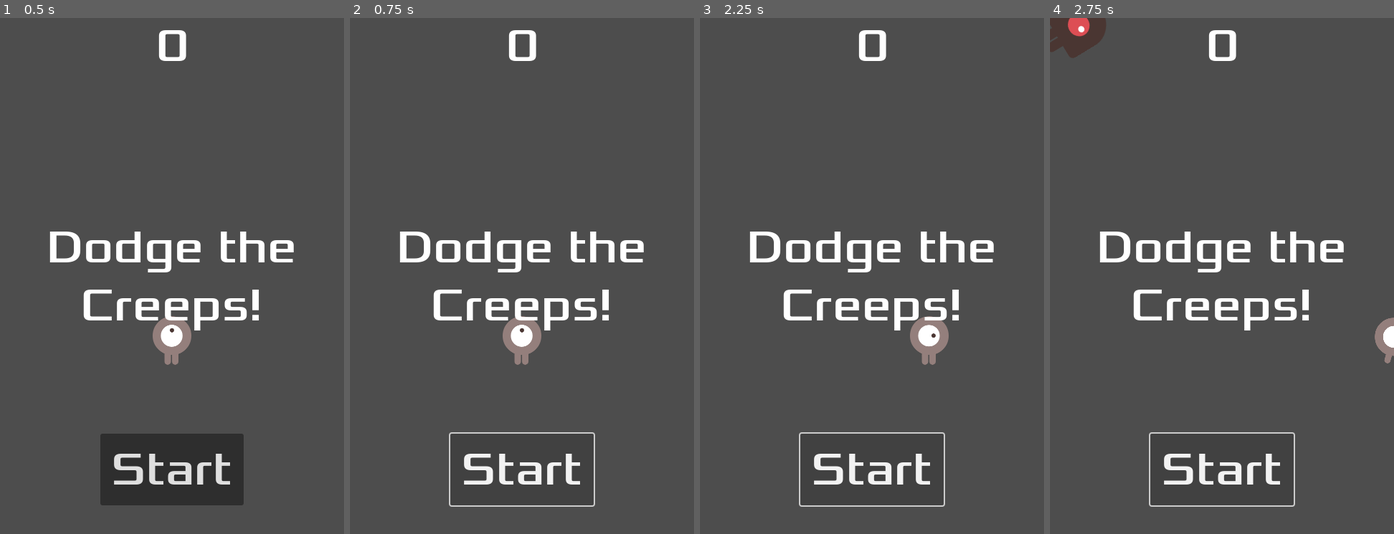
Above: before the commit, frames 1-4 (left to right).
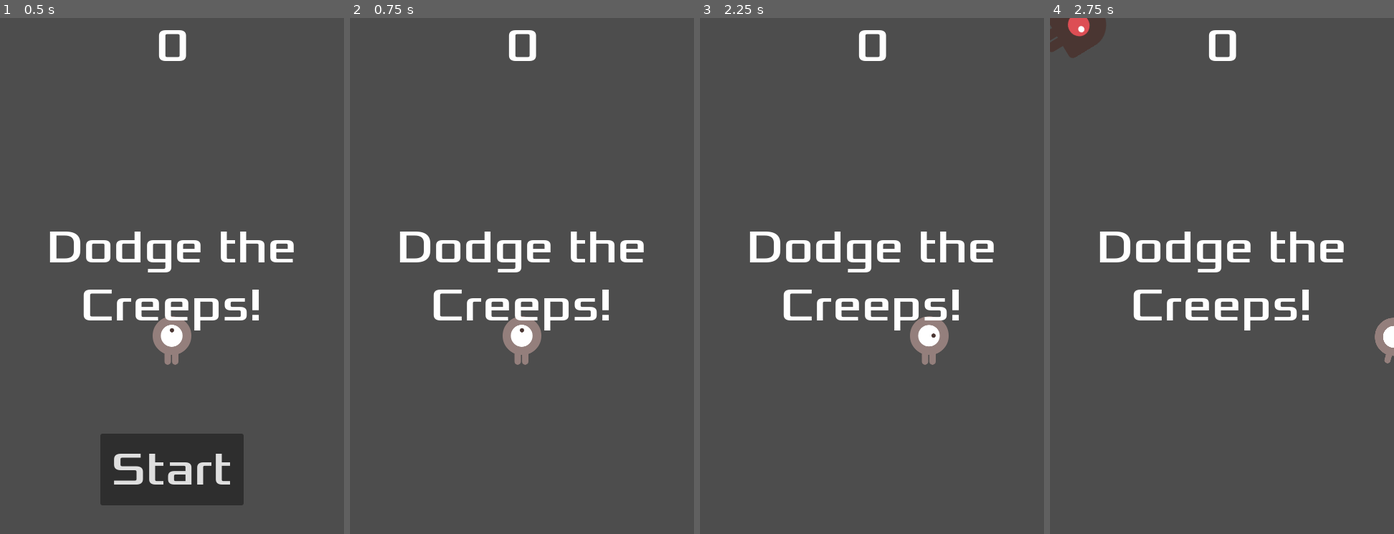
Above: after the commit, the same moments.

Repository: SantoTinio/TrialGames
Game: Godot game, scene res://Scenes/main.tscn
Two runs of this game, one before a commit and one after it. Both use one fixed random seed, a clock stepped at 60 frames per second and the inputs below.
Inputs (mouse positions are in pixels of both pictures, inside the frame that each line leads up to):
- Up to frame 1 (0.5 s): no input
- Up to frame 2 (0.75 s): click "Start" at 0.5 s
- Up to frame 3 (2.25 s): click (872, 472) at 1.25 s, where only the run before the commit has a clickable "Start"; tap Enter at 2 s; hold Right (move_right) from 2.03 s (still down)
- Up to frame 4 (2.75 s): keep holding Right (move_right)

Frame 1 is identical in both runs. In frame 2, 1.2% of the frame differs, in the area x 28-72%, y 80-95%; in frame 3, 1.2%; in frame 4, 1.2%.
Error before the commit: Parse Error: Expected indented block after function declaration. (res://Scripts/HUD.gd:7)

Commit message:
updated hud

Diff:
--- /dev/null
+++ b/FirstRouge/Scenes/hud.tscn
@@ -0,0 +1,61 @@
+[gd_scene load_steps=3 format=3 uid="uid://bb1fnrd48daq4"]
+
+[ext_resource type="Script" path="res://Scripts/HUD.gd" id="1_aobdr"]
+[ext_resource type="FontFile" uid="uid://b0v17412ml1ri" path="res://Assets/fonts/Xolonium-Regular.ttf" id="2_pj8ht"]
+
+[node name="HUD" type="CanvasLayer"]
+script = ExtResource("1_aobdr")
+
+[node name="ScoreLabel" type="Label" parent="."]
+anchors_preset = 5
+anchor_left = 0.5
+anchor_right = 0.5
+offset_left = -22.5
+offset_right = 22.5
+offset_bottom = 78.0
+grow_horizontal = 2
+theme_override_fonts/font = ExtResource("2_pj8ht")
+theme_override_font_sizes/font_size = 64
+text = "0"
+
+[node name="Message" type="Label" parent="."]
+anchors_preset = 8
+anchor_left = 0.5
+anchor_top = 0.5
+anchor_right = 0.5
+anchor_bottom = 0.5
+offset_left = -240.0
+offset_top = -79.5
+offset_right = 240.0
+offset_bottom = 79.5
+grow_horizontal = 2
+grow_vertical = 2
+theme_override_fonts/font = ExtResource("2_pj8ht")
+theme_override_font_sizes/font_size = 64
+text = "Dodge the Creeps!"
+horizontal_alignment = 1
+vertical_alignment = 1
+autowrap_mode = 2
+
+[node name="StartButton" type="Button" parent="."]
+anchors_preset = 7
+anchor_left = 0.5
+anchor_top = 1.0
+anchor_right = 0.5
+anchor_bottom = 1.0
+offset_left = -100.0
+offset_top = -140.0
+offset_right = 100.0
+offset_bottom = -40.0
+grow_horizontal = 2
+grow_vertical = 0
+theme_override_fonts/font = ExtResource("2_pj8ht")
+theme_override_font_sizes/font_size = 64
+text = "Start"
+
+[node name="MessageTimer" type="Timer" parent="."]
+wait_time = 2.0
+one_shot = true
+
+[connection signal="pressed" from="StartButton" to="." method="_on_start_button_pressed"]
+[connection signal="timeout" from="MessageTimer" to="." method="_on_message_timer_timeout"]
--- a/FirstRouge/Scenes/main.tscn
+++ b/FirstRouge/Scenes/main.tscn
@@ -1,10 +1,9 @@
-[gd_scene load_steps=7 format=3 uid="uid://ds4i2hx855lpu"]
+[gd_scene load_steps=6 format=3 uid="uid://ds4i2hx855lpu"]
 
 [ext_resource type="PackedScene" uid="uid://cs6jbaedqgado" path="res://Scenes/player.tscn" id="1_iuiw5"]
 [ext_resource type="Script" path="res://Scripts/main.gd" id="1_ufkau"]
 [ext_resource type="PackedScene" uid="uid://u6126u0yqcmn" path="res://Scenes/mob.tscn" id="2_ql0tt"]
-[ext_resource type="Script" path="res://Scripts/HUD.gd" id="4_cguqp"]
-[ext_resource type="FontFile" uid="uid://b0v17412ml1ri" path="res://Assets/fonts/Xolonium-Regular.ttf" id="4_mdm6d"]
+[ext_resource type="PackedScene" uid="uid://bb1fnrd48daq4" path="res://Scenes/hud.tscn" id="4_ssigx"]
 
 [sub_resource type="Curve2D" id="Curve2D_c2huh"]
 _data = {
@@ -35,59 +34,7 @@
 
 [node name="MobSpawnLocation" type="PathFollow2D" parent="MobPath"]
 
-[node name="HUD" type="CanvasLayer" parent="."]
-script = ExtResource("4_cguqp")
-
-[node name="ScoreLabel" type="Label" parent="HUD"]
-anchors_preset = 5
-anchor_left = 0.5
-anchor_right = 0.5
-offset_left = -22.5
-offset_right = 22.5
-offset_bottom = 78.0
-grow_horizontal = 2
-theme_override_fonts/font = ExtResource("4_mdm6d")
-theme_override_font_sizes/font_size = 64
-text = "0"
-
-[node name="Message" type="Label" parent="HUD"]
-anchors_preset = 8
-anchor_left = 0.5
-anchor_top = 0.5
-anchor_right = 0.5
-anchor_bottom = 0.5
-offset_left = -240.0
-offset_top = -79.5
-offset_right = 240.0
-offset_bottom = 79.5
-grow_horizontal = 2
-grow_vertical = 2
-theme_override_fonts/font = ExtResource("4_mdm6d")
-theme_override_font_sizes/font_size = 64
-text = "Dodge the Creeps!"
-horizontal_alignment = 1
-vertical_alignment = 1
-autowrap_mode = 2
-
-[node name="StartButton" type="Button" parent="HUD"]
-anchors_preset = 7
-anchor_left = 0.5
-anchor_top = 1.0
-anchor_right = 0.5
-anchor_bottom = 1.0
-offset_left = -100.0
-offset_top = -140.0
-offset_right = 100.0
-offset_bottom = -40.0
-grow_horizontal = 2
-grow_vertical = 0
-theme_override_fonts/font = ExtResource("4_mdm6d")
-theme_override_font_sizes/font_size = 64
-text = "Start"
-
-[node name="MessageTimer" type="Timer" parent="HUD"]
-wait_time = 2.0
-one_shot = true
+[node name="HUD" parent="." instance=ExtResource("4_ssigx")]
 
 [connection signal="hit" from="Player" to="." method="game_over"]
 [connection signal="timeout" from="MobTimer" to="." method="_on_mob_timer_timeout"]
--- a/FirstRouge/Scripts/HUD.gd
+++ b/FirstRouge/Scripts/HUD.gd
@@ -5,6 +5,24 @@
 signal start_game
 
 func show_message(text):
+	$Message.text = text
+	$Message.show()
+	$MessageTimer.start()
+
+func show_game_over():
+	show_message("Game Over")
+	#Wait till timer has counted
+	await $MessageTimer.timeout
+
+	$Message.text = "Dodge the Creeops!"
+	$Message.show()
+
+	#Make one-shot timer and wait for it to finish
+	await get_tree().create_timer(1.0).timeout
+	$StartButton.show()
+
+func update_score(score):
+	$ScoreLabel.text = str(score)
 
 # Called when the node enters the scene tree for the first time.
 func _ready():
@@ -14,3 +32,12 @@
 # Called every frame. 'delta' is the elapsed time since the previous frame.
 func _process(delta):
 	pass
+
+
+func _on_start_button_pressed():
+	$StartButton.hide()
+	start_game.emit()
+
+
+func _on_message_timer_timeout():
+	$Message.hide()
